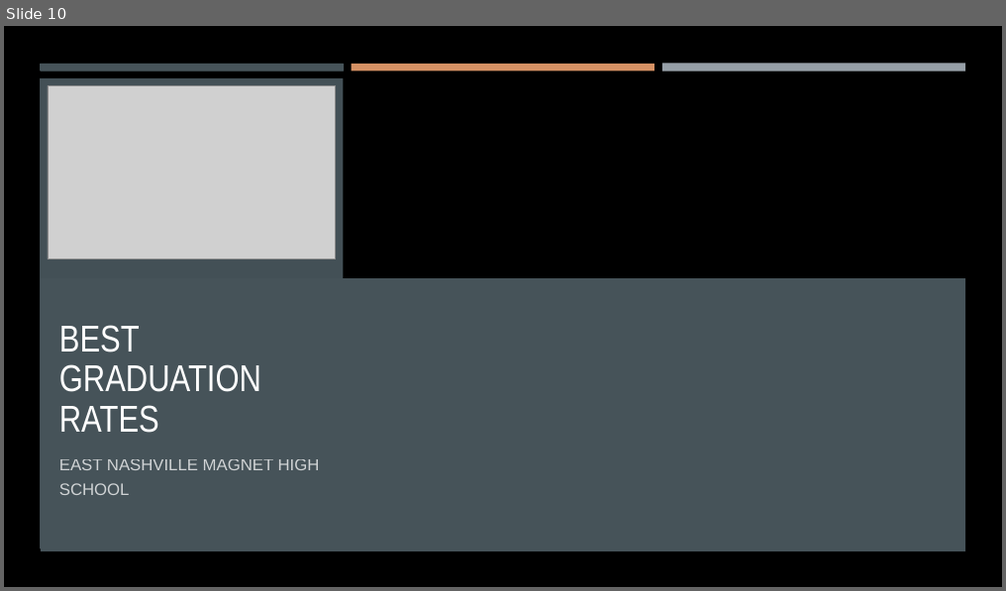
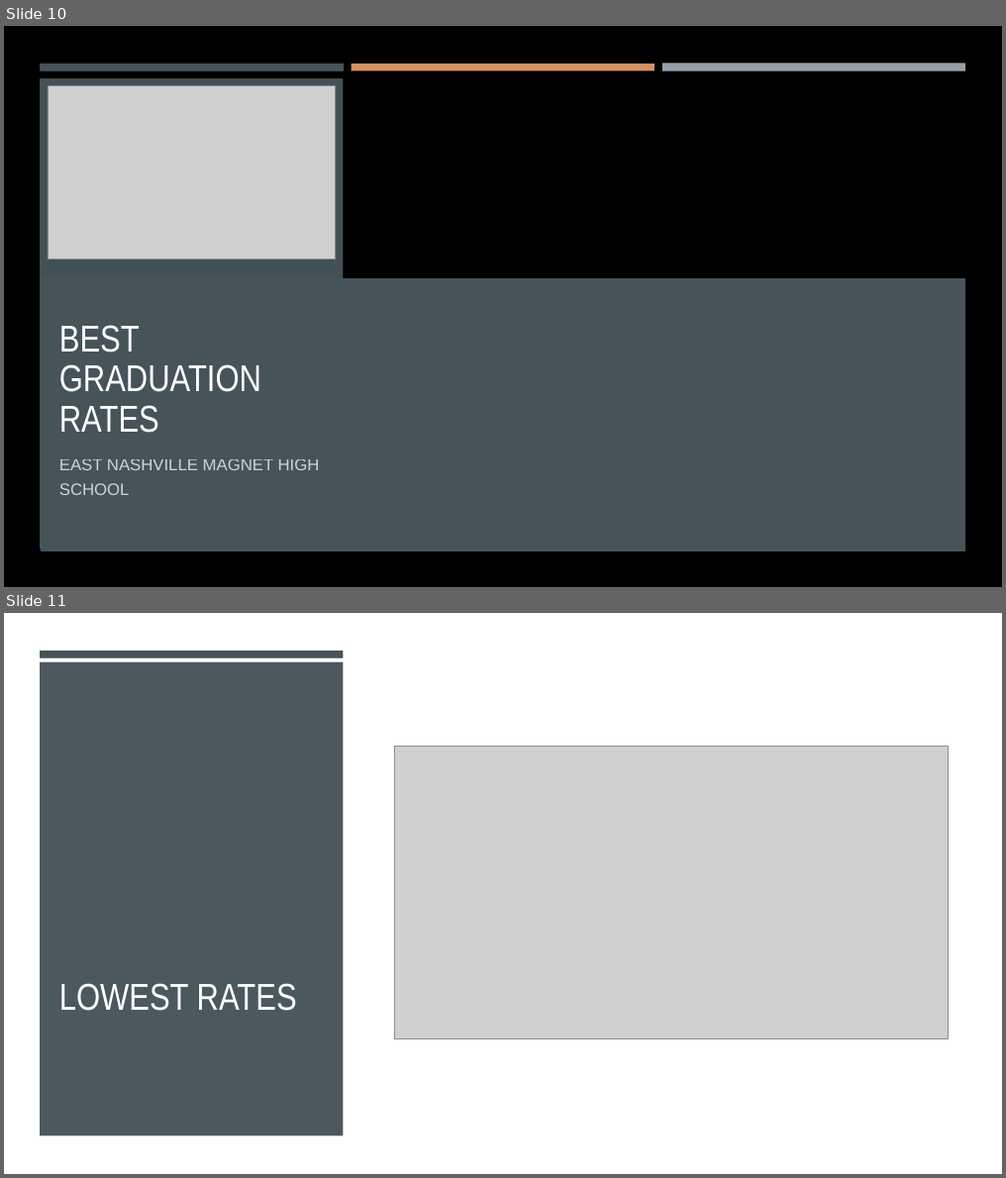
Before and after one commit to ericahen/capstone-da12, a slide deck: presentation/presentation.pptx. Shown one above the other, each under a label of ours: slide 10 before the commit, slides 10 and 11 after it. The pictures are 1006x591 and 1006x1178 pixels, drawn with LibreOffice and Linux fonts; fonts in the diff are those of the drawing; grey boxes stand for pictures; background and template pictures are left out. Boxes give left, top, right and bottom in pixels: in the first picture for what was removed or moved away, otherwise in the second. Text is boxed around its words. In the diff, an @@ line names an element or a change of style, - is before the commit and + after.

```diff
--- a/presentation/presentation.pptx
+++ b/presentation/presentation.pptx
@@ slide 11 added at [4, 613, 1002, 1174], background #FFFFFF @@
@@ rectangle added at [4, 613, 1002, 1174], fill #FFFFFF @@
@@ rectangle added at [40, 663, 344, 1137], fill #465359 at 97% opacity @@
@@ rectangle added at [40, 651, 344, 658], fill #465359 @@
@@ picture added at [394, 747, 948, 1039] @@
@@ title added at [59, 983, 297, 1011], 36 pt, text #FFFFFF @@
+LOWEST RATES
```
Also in this commit, not shown: 5 slides changed, 5 other slides added, 7 slides removed.
